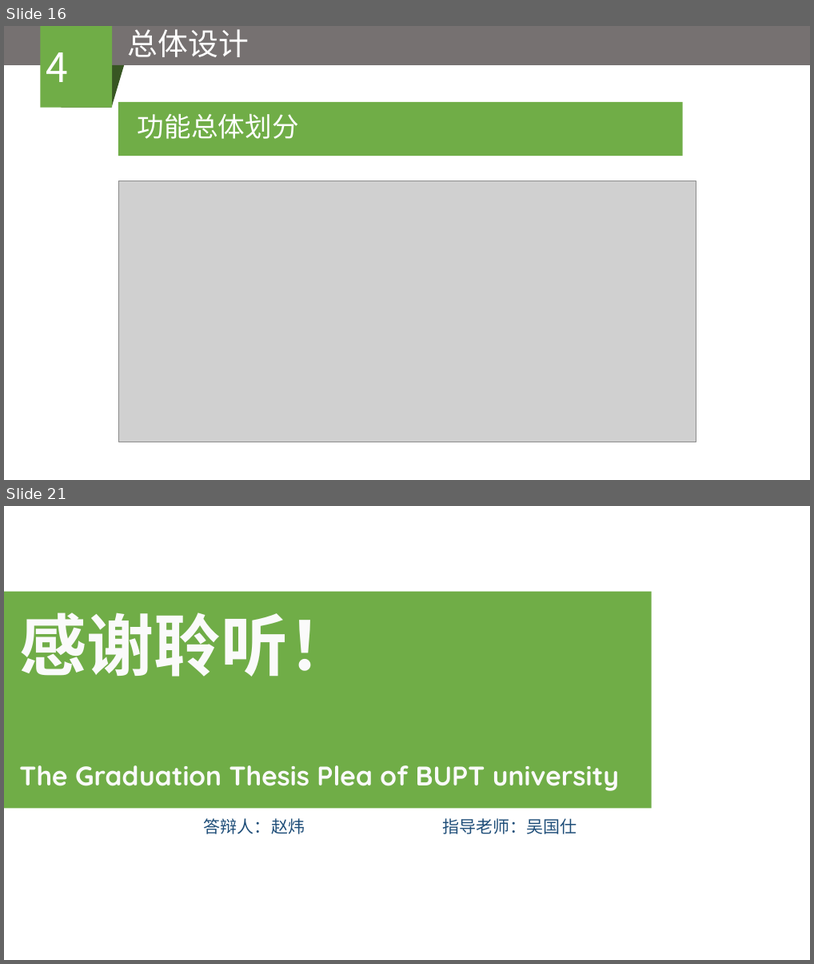
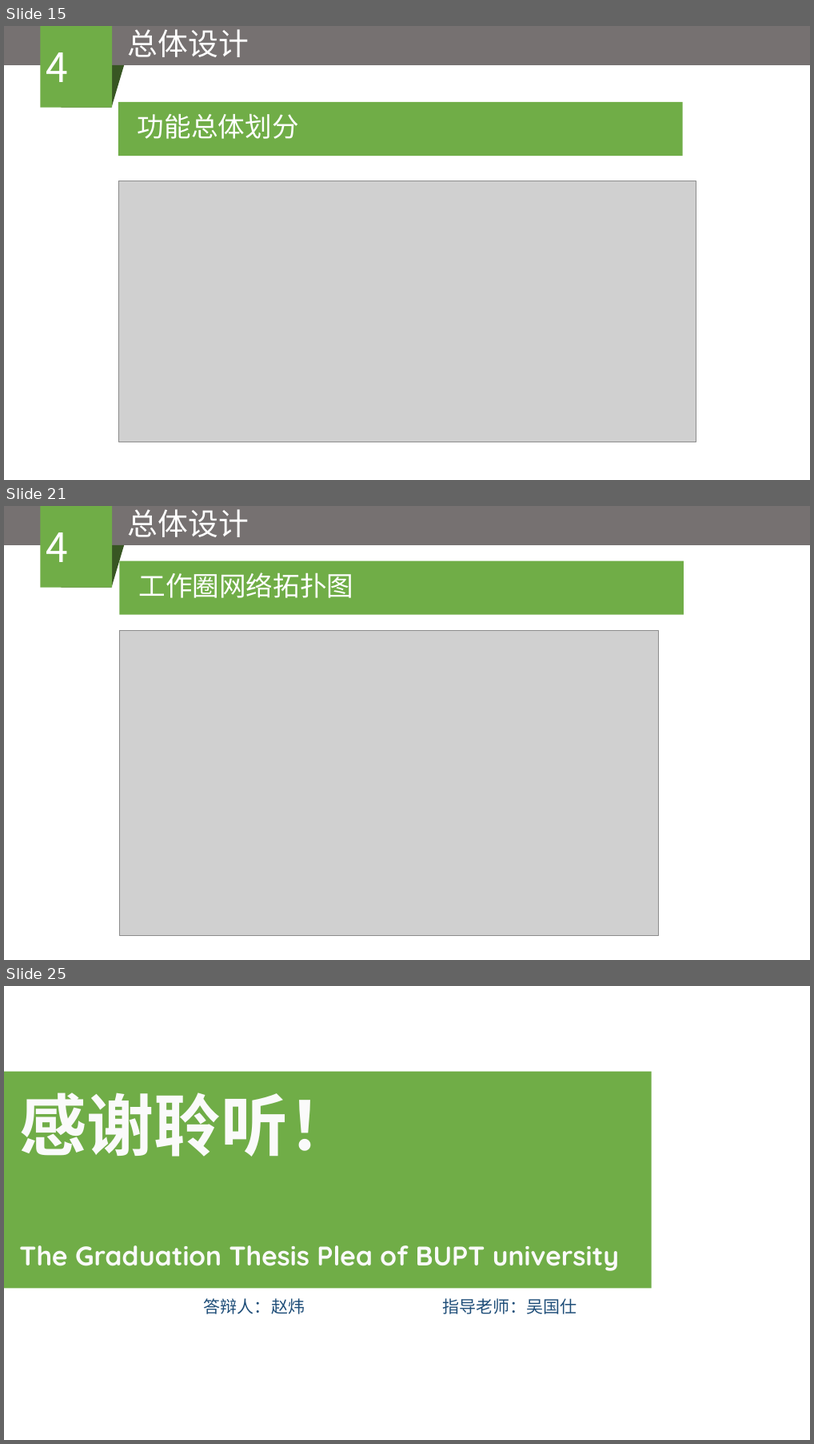
Before and after one commit to zwbn57175596/zhaowei, a slide deck: BUPT_paper/企业移动协同云办公系统——工作圈的设计与实现.pptx. Shown one above the other, each under a label of ours: slides 16 and 21 before the commit, slides 15, 21 and 25 after it; the slides between them are not shown. The pictures are 814x964 and 814x1444 pixels, drawn with LibreOffice and Linux fonts; fonts in the diff are those of the drawing; grey boxes stand for pictures. Boxes give left, top, right and bottom in pixels: in the first picture for what was removed or moved away, otherwise in the second. Text is boxed around its words. In the diff, an @@ line names an element or a change of style, - is before the commit and + after.

```diff
--- a/BUPT_paper/企业移动协同云办公系统——工作圈的设计与实现.pptx
+++ b/BUPT_paper/企业移动协同云办公系统——工作圈的设计与实现.pptx
@@ slide 21 added at [4,506,810,960], background #FFFFFF @@
@@ rectangle added at [4,506,810,545], fill #767171 @@
@@ rectangle added at [41,506,113,588], fill #70AD47, 48 pt, text #FFFFFF @@
+4
@@ text added at [128,509,249,537], 36 pt, text #FFFFFF @@
+总体设计
@@ flow chart input output added at [61,545,124,588], fill #385723 @@
@@ rectangle added at [119,561,684,615], fill #70AD47 @@
@@ text added at [138,572,354,598], 32 pt, text #FFFFFF @@
+工作圈网络拓扑图
@@ picture added at [119,631,658,936] @@
@@ what was slide 16 is now slide 15 @@
@@ what was slide 21 is now slide 25 @@
```
Also in this commit, not shown: 7 slides changed, 6 other slides added, 3 slides removed, 2 other files.
